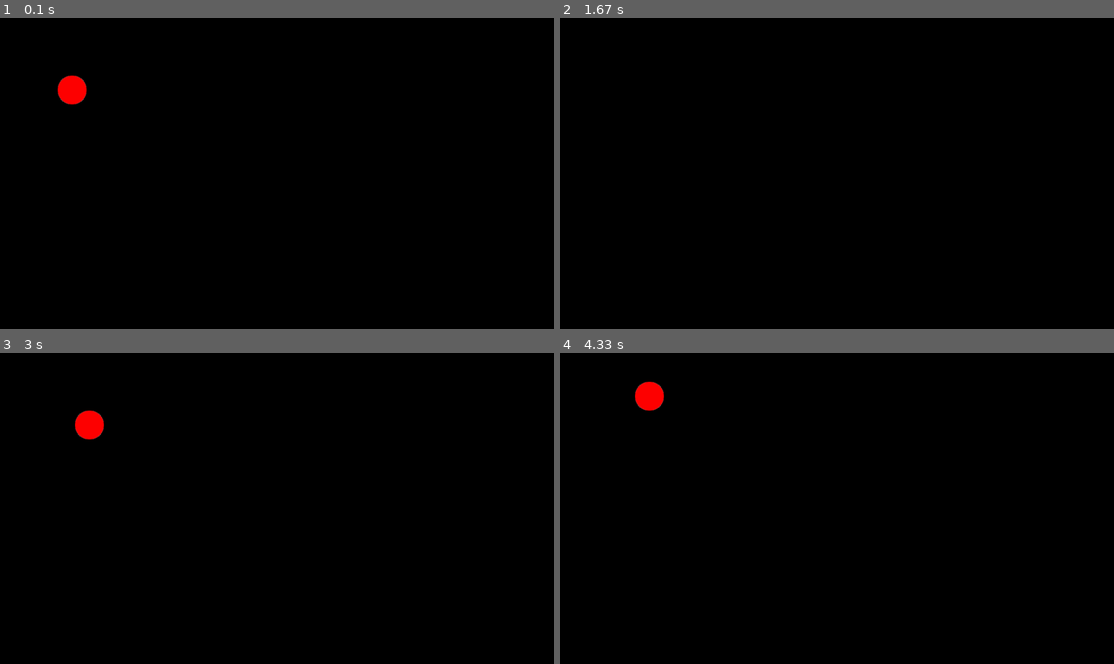
Above: before the commit, frames 1-4 (two rows, left to right).
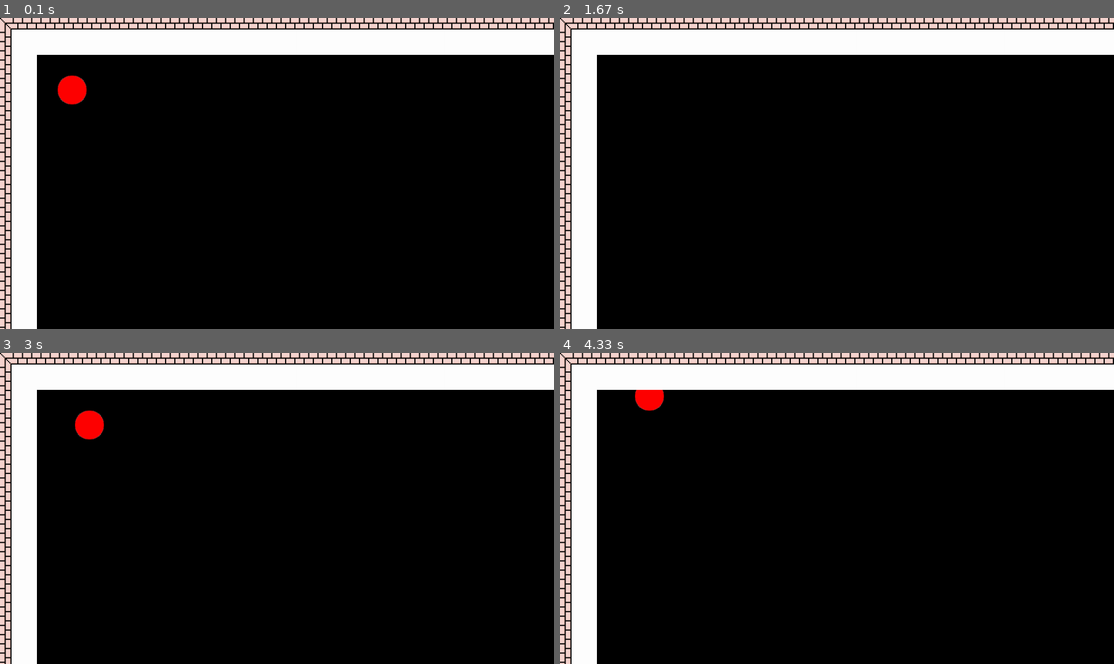
Above: after the commit, the same moments.

Repository: zThundy/pygame-jam
Game: pygame game, started from main.py
Two runs of this game, one before a commit and one after it. Both use one fixed random seed, a clock stepped at 60 frames per second and the inputs below.
Inputs:
- Up to frame 1 (0.1 s): no input
- Up to frame 2 (1.67 s): hold Right 0.33-0.8 s; hold Up 0.83-1.13 s
- Up to frame 3 (3 s): hold Down 2.23-2.53 s; hold Left 2.57-2.97 s
- Up to frame 4 (4.33 s): hold Up 3-3.37 s; hold Down from 4.07 s (still down)

The runs differ from the first frame. In frame 1, 17% of the frame differs, in the area x 0-100%, y 0-100%; in frame 2, 17%; in frame 3, 17%; in frame 4, 17%.

Commit message:
some changes to main and started screen class

Diff:
--- a/main.py
+++ b/main.py
@@ -3,6 +3,7 @@
 
 from player import Player
 from events import *
+from level import Level
 
 size = width, height = 960, 540
 GAME_NAME = "Er tecnico"
@@ -56,6 +57,7 @@
 
 def showTitleScreen():
     player = Player()
+    level = Level(SCREEN)
     while True:
         SCREEN.fill((0, 0, 0))
         # check events.py to see the executed code
@@ -65,6 +67,9 @@
 
         # draw entity on screen
         SCREEN.blit(player.getCurrentSprite(), player.getPosition())
+
+        # draw grid
+        level.generateWalls()
 
         # update display
         pygame.display.update()
